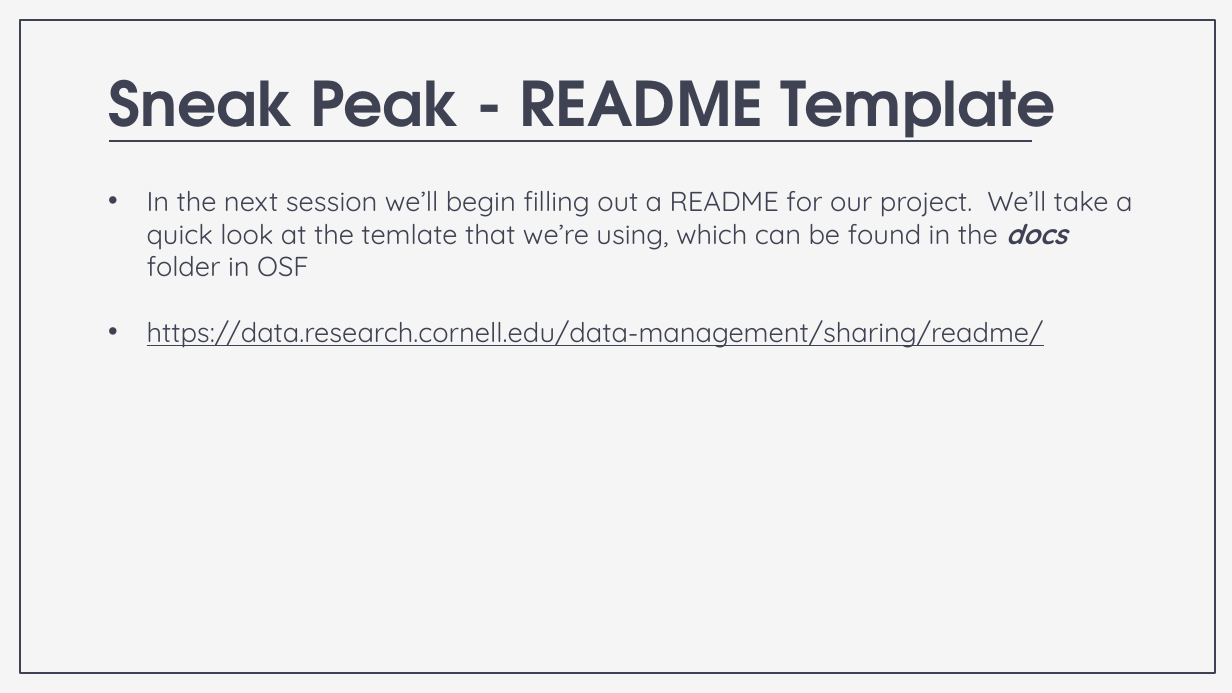
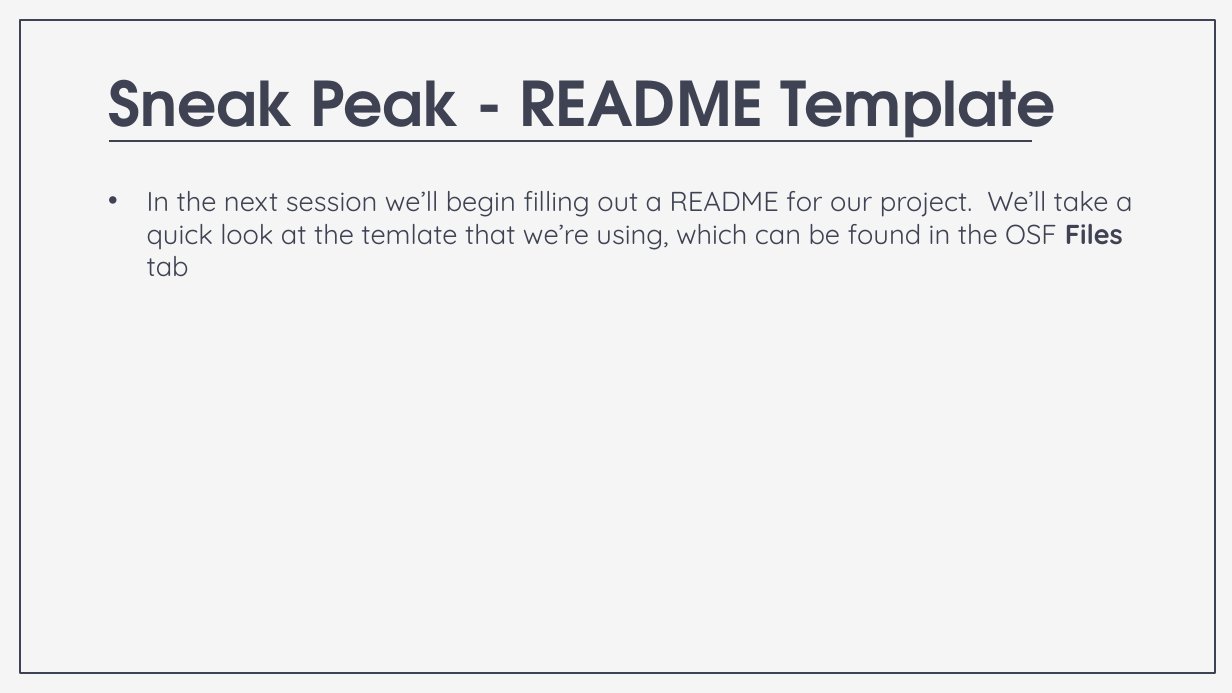
Before and after one commit to nickrochlin/rdm-jumpstart2, a slide deck: slide 19 of files/Block2-3_Documentation.pptx. Drawn at 1232x693 pixels with LibreOffice and Linux fonts; fonts in the diff are those of the drawing. Boxes give left, top, right and bottom in pixels: in the first picture for what was removed or moved away, otherwise in the second. Text is boxed around its words. In the diff, an @@ line names an element or a change of style, - is before the commit and + after.

```diff
--- a/files/Block2-3_Documentation.pptx
+++ b/files/Block2-3_Documentation.pptx
@@ subtitle at (x1=147, y1=191, x2=1132, y2=277): text changed @@
-• In the next session we’ll begin filling out a README for our project. We’ll take a quick look at the temlate that we’re using, which can be found in the docs folder in OSF
-• https://data.research.cornell.edu/data-management/sharing/readme/
+• In the next session we’ll begin filling out a README for our project. We’ll take a quick look at the temlate that we’re using, which can be found in the OSF Files tab
```
Also in this commit, not shown: 4 other files.
